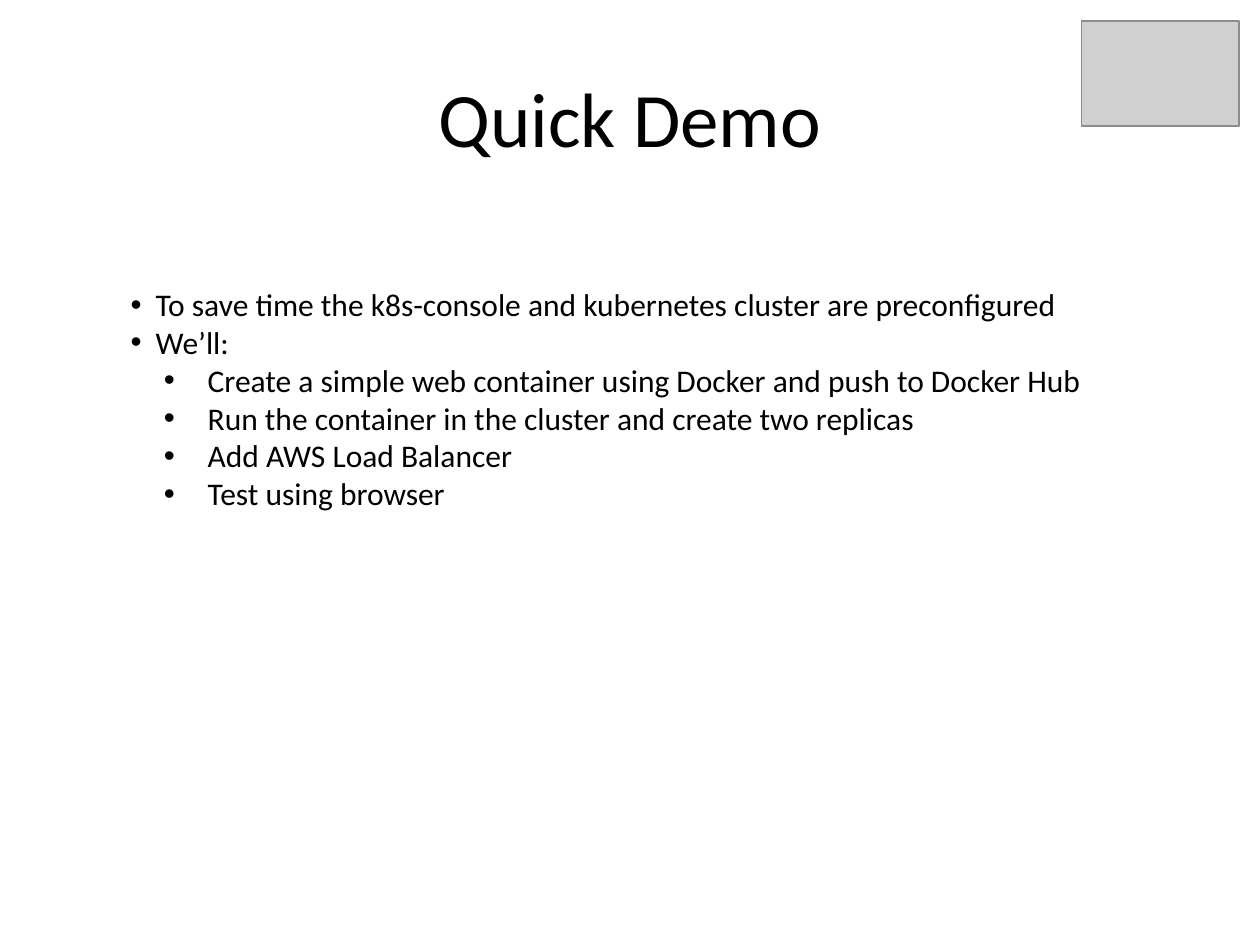
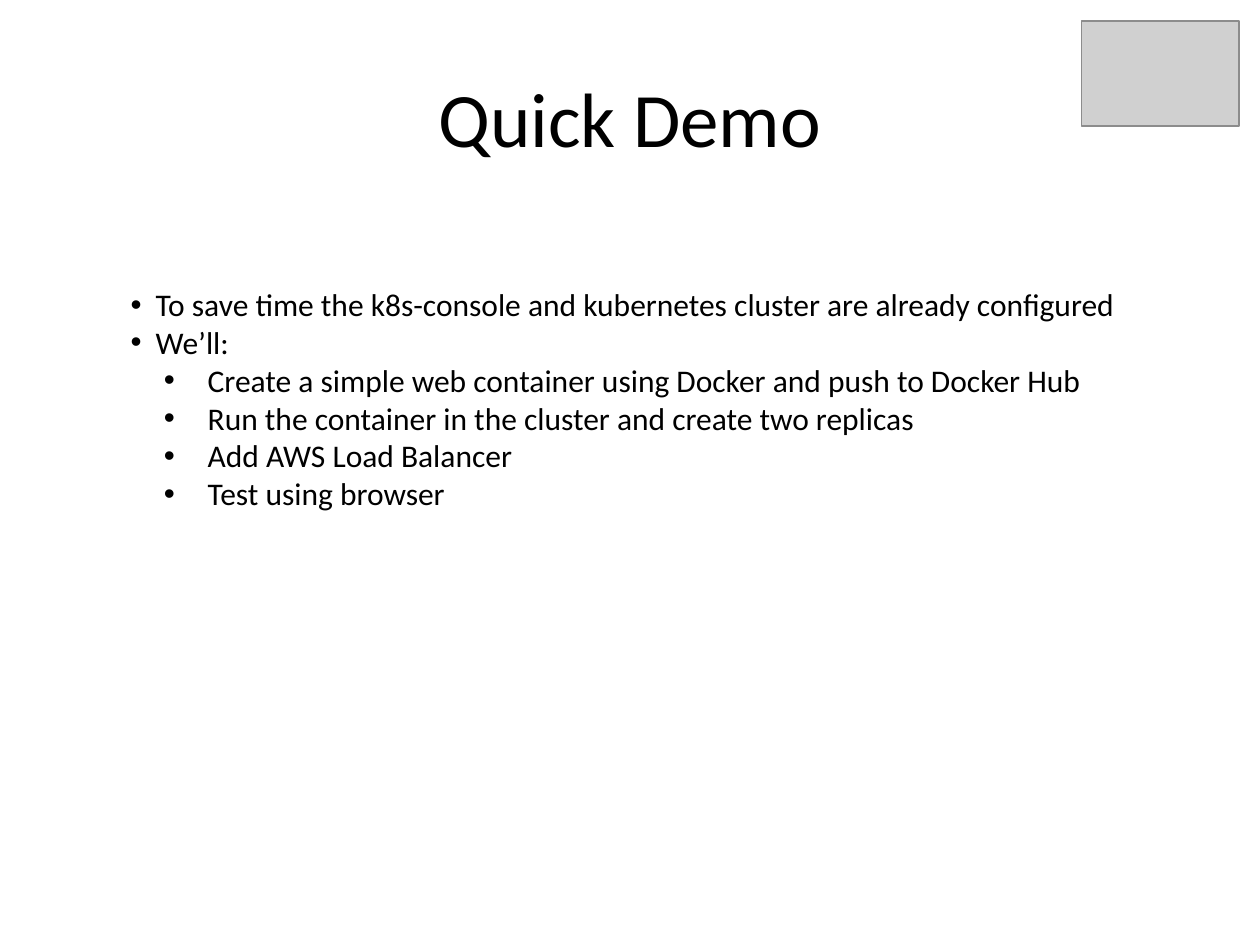
Before and after one commit to kskalvar/kubernetes-aws, a slide deck: slide 7 of docs/Kubernetes-on-AWS-Presentation.pptx. Drawn at 1260x945 pixels with LibreOffice and Linux fonts; fonts in the diff are those of the drawing; grey boxes stand for pictures. Boxes give left, top, right and bottom in pixels: in the first picture for what was removed or moved away, otherwise in the second. Text is boxed around its words. In the diff, an @@ line names an element or a change of style, - is before the commit and + after.

```diff
--- a/docs/Kubernetes-on-AWS-Presentation.pptx
+++ b/docs/Kubernetes-on-AWS-Presentation.pptx
@@ text at (156,294,1114,322): text changed @@
-• To save time the k8s-console and kubernetes cluster are preconfigured
+• To save time the k8s-console and kubernetes cluster are already configured
```
Also in this commit, not shown: 1 other slide changed.
